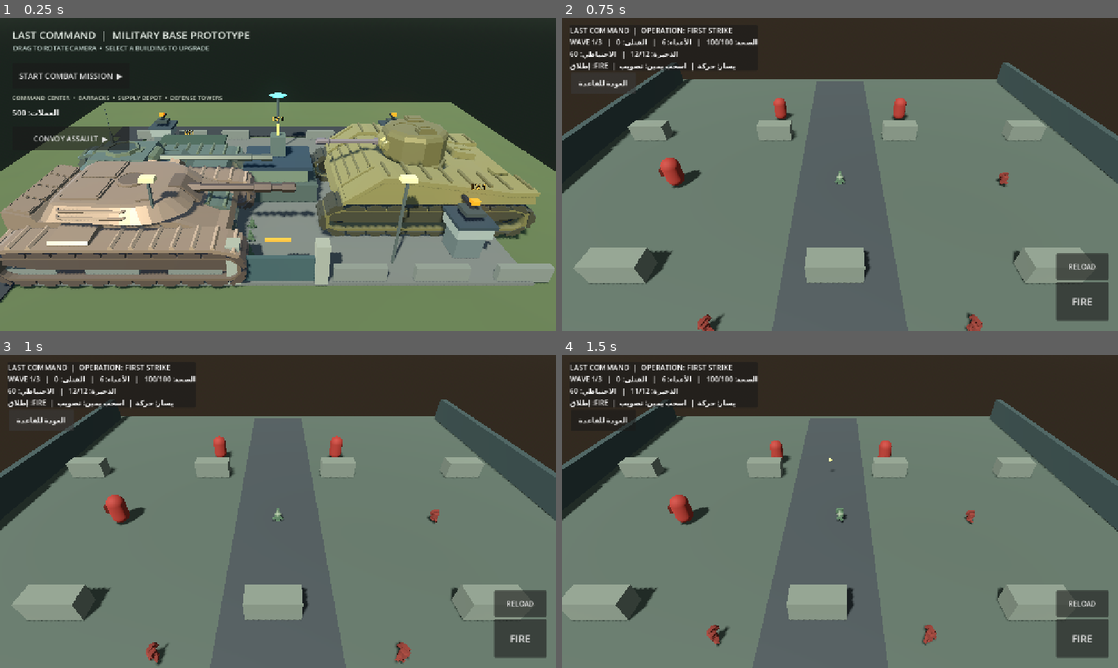
Above: before the commit, frames 1-4 (two rows, left to right).
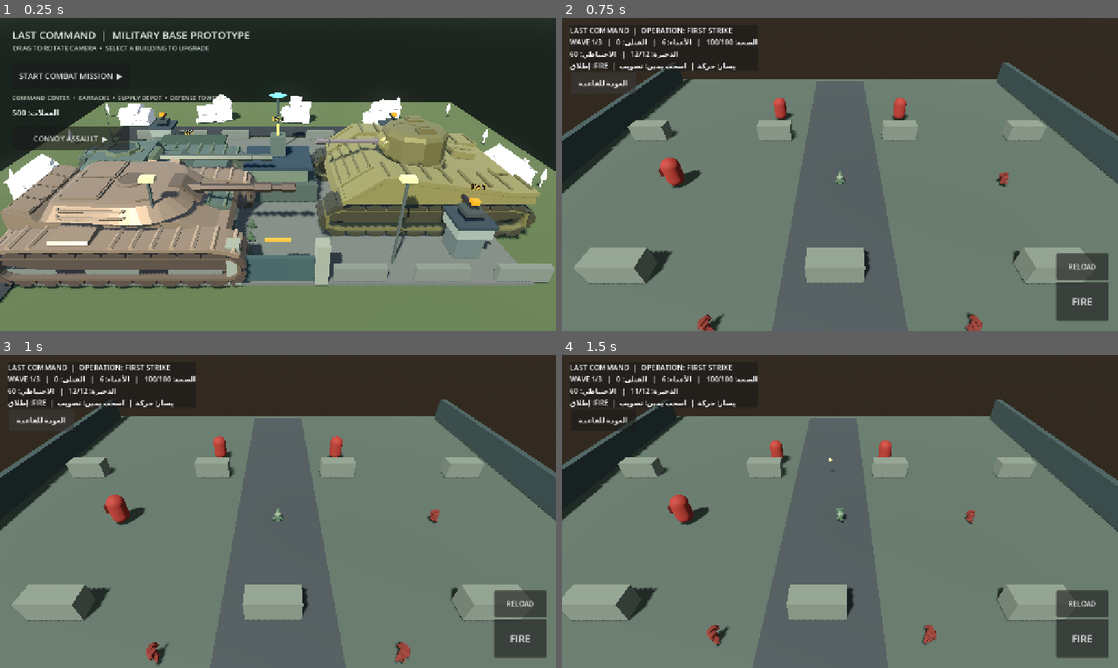
Above: after the commit, the same moments.

Repository: alshwqazf70-svg/last-command-android
Game: Godot game, scene res://scenes/base_preview.tscn
Two runs of this game, one before a commit and one after it. Both use one fixed random seed, a clock stepped at 60 frames per second and the inputs below.
Inputs (mouse positions are in pixels of both pictures, inside the frame that each line leads up to):
- Up to frame 1 (0.25 s): no input
- Up to frame 2 (0.75 s): click "START COMBAT MISSION ▶" at 0.5 s
- Up to frame 3 (1 s): no input
- Up to frame 4 (1.5 s): tap Enter (ui_accept) at 1.25 s; move the mouse to (962, 495) at 1.27 s; hold Right (ui_right) from 1.28 s (still down); click (962, 495) at 1.42 s

The runs differ from the first frame. In frame 1, 3.0% of the frame differs, in the area x 0-99%, y 24-59%; in frame 2, nothing differs; in frame 3, nothing differs; in frame 4, nothing differs.

Commit message:
Integrate Kenney 3D buildings and trees into base scene

Diff:
--- a/project/scripts/base_preview.gd
+++ b/project/scripts/base_preview.gd
@@ -106,7 +106,46 @@
 	_build_parked_armor()
 	_build_troop_formation()
 	_build_defense_network()
+	_build_environment_assets()
 	_apply_building_visual_levels()
+
+
+func _build_environment_assets() -> void:
+	# Kenney CC0 suburban structures form a small settlement around the military compound.
+	# Keep them outside the core so the HQ, barracks and depot remain readable/selectable.
+	var buildings := [
+		["building-type-a.glb", Vector3(-15.0, 0.0, -14.0), 2.5, 0.0],
+		["building-type-b.glb", Vector3(-7.0, 0.0, -15.0), 2.2, 0.25],
+		["building-type-c.glb", Vector3(2.0, 0.0, -15.0), 2.5, -0.15],
+		["building-type-d.glb", Vector3(11.0, 0.0, -14.0), 2.1, 0.2],
+		["building-type-e.glb", Vector3(16.0, 0.0, 0.0), 2.4, PI * 0.5],
+		["building-type-f.glb", Vector3(-16.0, 0.0, 1.0), 2.2, -PI * 0.5],
+	]
+	for entry in buildings:
+		_add_environment_model(String(entry[0]), entry[1], float(entry[2]), float(entry[3]))
+	for i in range(8):
+		var side := -1.0 if i % 2 == 0 else 1.0
+		var z := -16.0 + float(i / 2) * 8.0
+		_add_environment_model("tree-large.glb", Vector3(side * 19.0, 0.0, z), 1.8, float(i) * 0.7)
+	for i in range(4):
+		_add_environment_model("tree-small.glb", Vector3(-13.0 + float(i) * 8.5, 0.0, 17.0), 1.5, float(i) * 0.9)
+
+func _add_environment_model(file_name: String, at: Vector3, model_scale: float, yaw: float) -> void:
+	var asset_path := "res://assets/environment/kenney-city-kit/" + file_name
+	var packed := load(asset_path) as PackedScene
+	if packed == null:
+		push_warning("Environment asset could not be loaded: " + asset_path)
+		return
+	var model := packed.instantiate() as Node3D
+	if model == null:
+		push_warning("Environment asset root is not Node3D: " + asset_path)
+		return
+	model.name = file_name.get_basename().replace("-", "_") + "_Instance"
+	model.position = at
+	model.rotation.y = yaw
+	model.scale = Vector3.ONE * model_scale
+	add_child(model)
+
 
 func _load_progress() -> void:
 	progress.load("user://progress.cfg")
